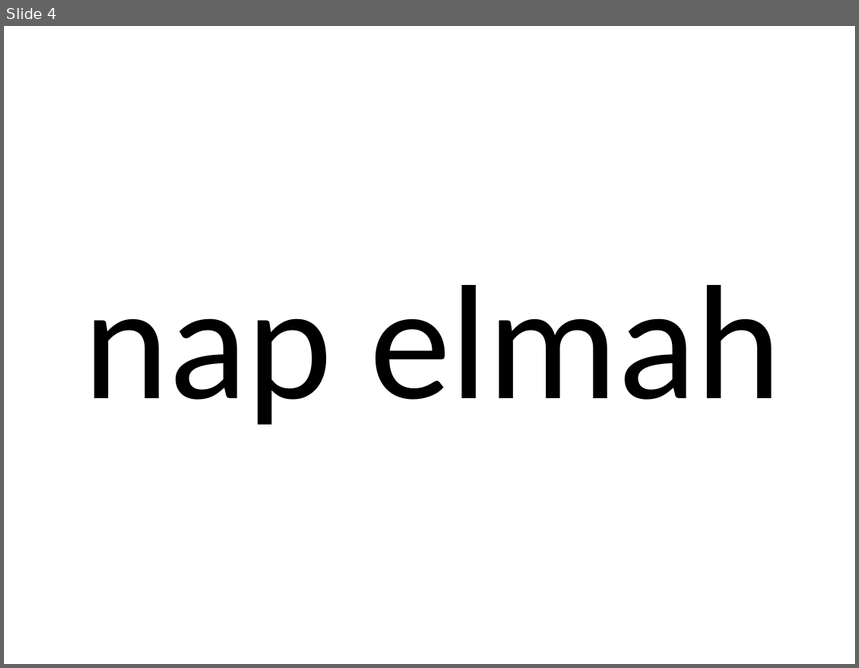
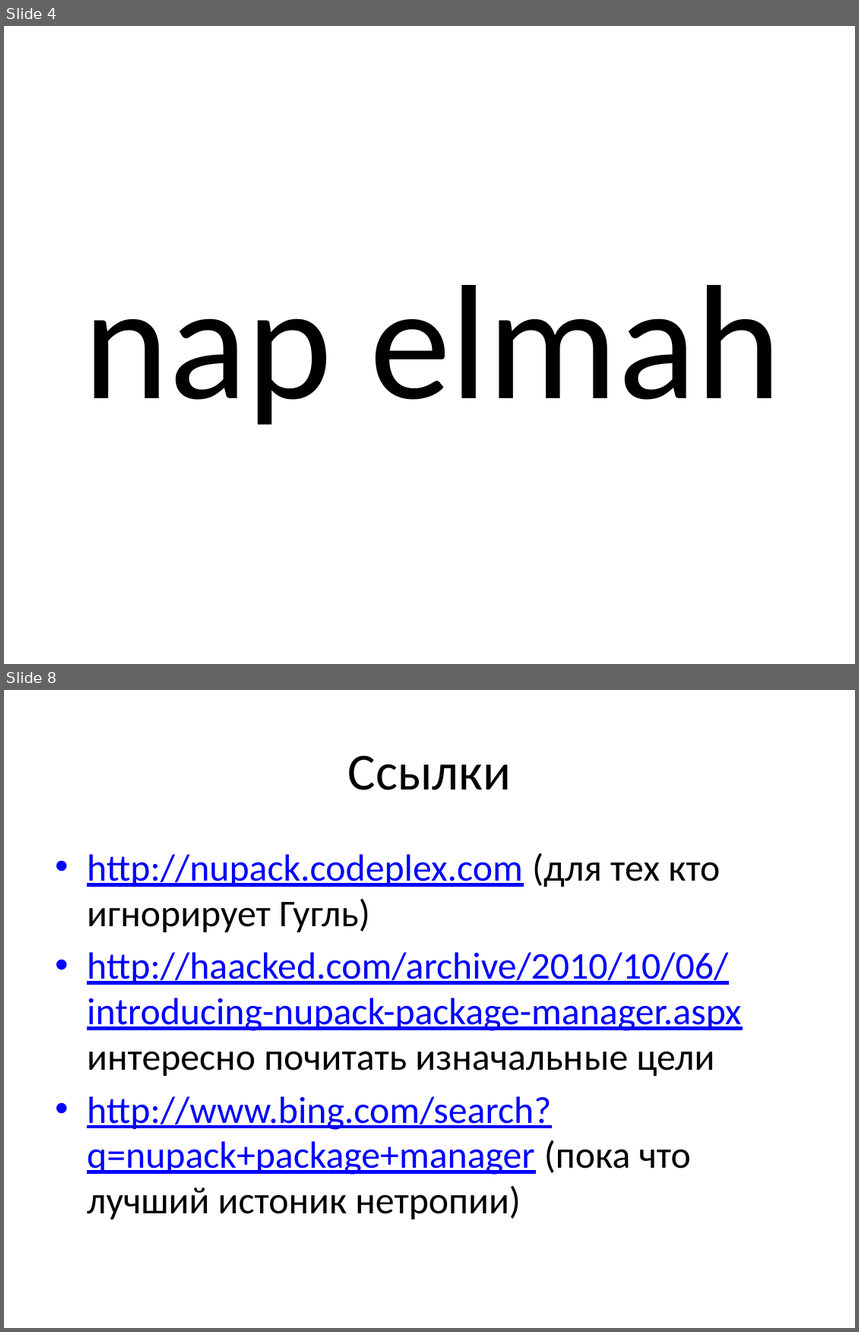
Before and after one commit to kievaltnet/kievaltnet, a slide deck: events/20101029_nupack/Package Management.pptx. Shown one above the other, each under a label of ours: slide 4 before the commit, slides 4 and 8 after it; the slides between them are not shown. The pictures are 859x668 and 859x1332 pixels, drawn with LibreOffice and Linux fonts; fonts in the diff are those of the drawing. Boxes give left, top, right and bottom in pixels: in the first picture for what was removed or moved away, otherwise in the second. Text is boxed around its words. In the diff, an @@ line names an element or a change of style, - is before the commit and + after.

Commit message:
Added some stuff to nupack event

```diff
--- a/events/20101029_nupack/Package Management.pptx
+++ b/events/20101029_nupack/Package Management.pptx
@@ slide 8 added at [4, 690, 855, 1328], background #FFFFFF @@
@@ title added at [348, 755, 512, 790], 44 pt, text #000000 @@
+Ссылки
@@ text added at [87, 853, 741, 1220], 32 pt, text #0000FF, underline @@
+• http://nupack.codeplex.com (для тех кто игнорирует Гугль)
+• http://haacked.com/archive/2010/10/06/introducing-nupack-package-manager.aspx интересно почитать изначальные цели
+• http://www.bing.com/search?q=nupack+package+manager (пока что лучший истоник нетропии)
```
Also in this commit, not shown: 1 slide changed, 3 other slides added, 1 other file.
